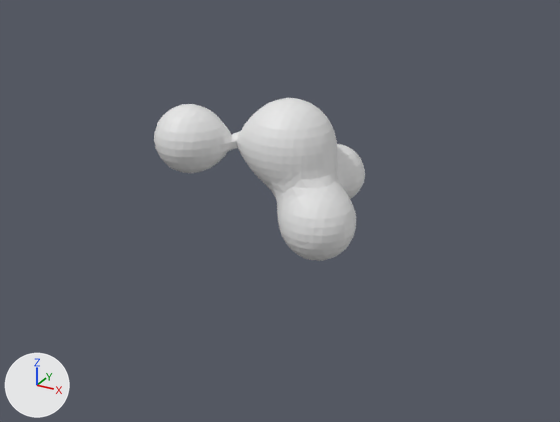
What one commit did to the OBJ model Assets/Models/Stomach/ventre_0002.obj.
Before and after are seen from a 50 mm camera at (70.0, -134.6, 66.9) aimed at (-3.5, -0.9, 0.0). The lights are fixed; the arrows at lower left show +X, +Y and +Z. Where no turn or scale is listed for an object, it has been applied to the vertices. Vertices at the same position are counted once.

Before the edit, the objects in view are built like this:
```python
me_ventre_0002 = bpy.data.meshes.new('ventre_0002')
me_ventre_0002.from_pydata(...)  # 1788 vertices, 2210 faces; spans x -32.3..28.6, y -25.2..27.4, z -36.5..24.6
ob_ventre_0002 = bpy.data.objects.new('ventre_0002', me_ventre_0002)
ob_ventre_0002.location = (0.0, 0.0, 0.0)
```
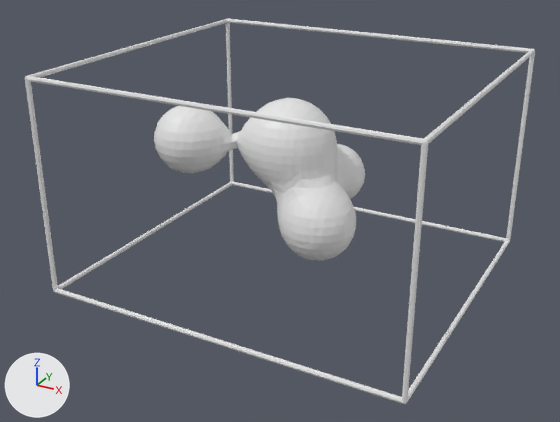
Changed parts and their boxes [x1, y1, x2, y2] in the pictures (560 x 422 px):
'ventre_0002', reshaped: before [154, 98, 365, 261]; after [25, 18, 535, 404]
part 1 of me_ventre_0002, added: after [25, 18, 535, 404]

Diff of the bpy script that builds the scene:
```diff
--- a/Assets/Models/Stomach/ventre_0002.obj.py
+++ b/Assets/Models/Stomach/ventre_0002.obj.py
@@ me_ventre_0002 @@
 # used by ob_ventre_0002; location = (0.0, 0.0, 0.0)
-me_ventre_0002.from_pydata(...)  # 1788 vertices, 2210 faces; spans x -32.3..28.6, y -25.2..27.4, z -36.5..24.6
+me_ventre_0002.from_pydata(...)  # 1982 vertices, 2562 faces; spans x -38.4..38.4, y -34.6..34.6, z -12.7..32.5
+# me_ventre_0002 part 1: a new loose piece of 208 vertices spanning x -38.4..38.4, y -34.6..34.6, z -12.7..32.5
```
